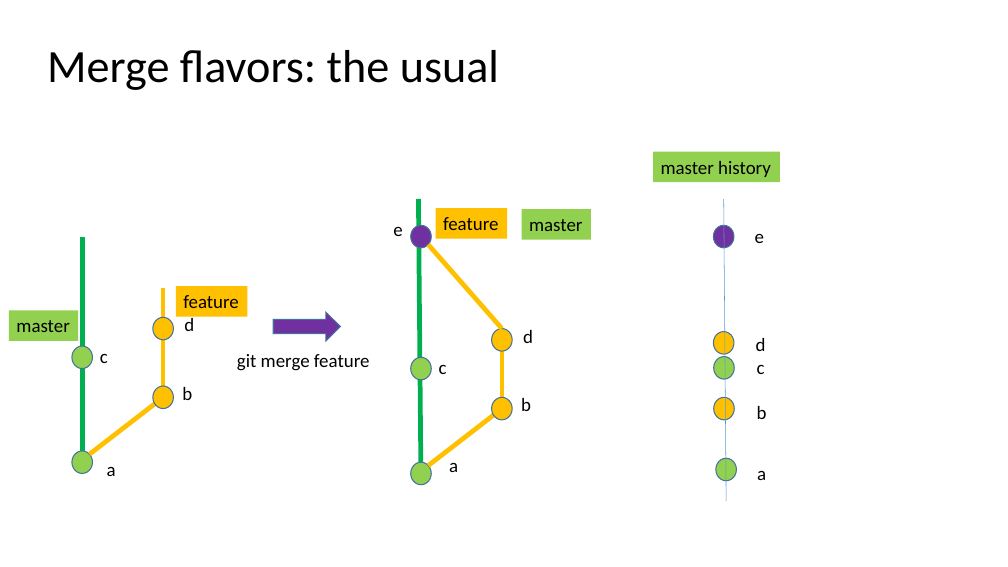
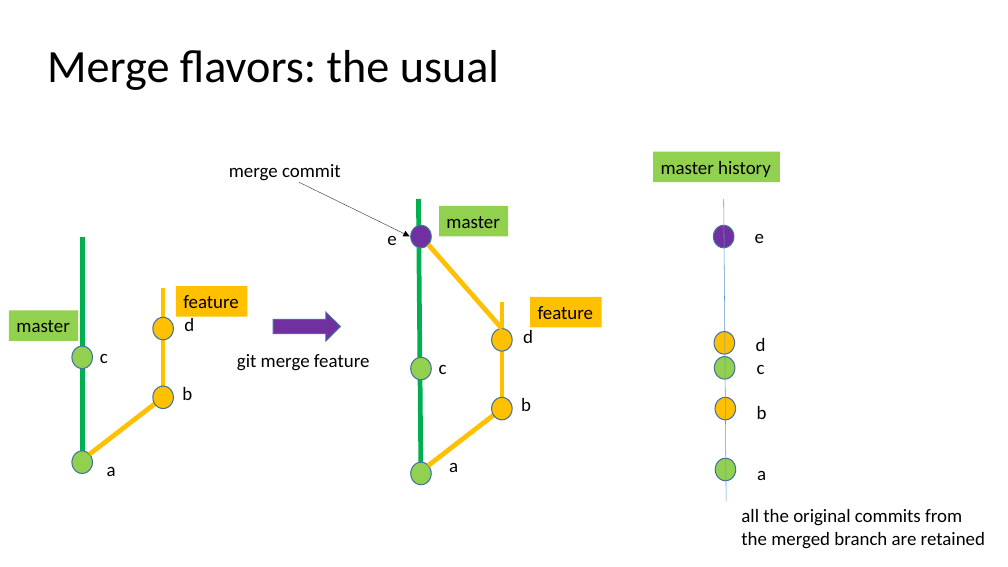
Before and after one commit to ogvolkov/git-101, a slide deck: slide 35 of git101.pptx (slide 23 before the commit). Drawn at 1008x567 pixels with LibreOffice and Linux fonts; fonts in the diff are those of the drawing. Boxes give left, top, right and bottom in pixels: in the first picture for what was removed or moved away, otherwise in the second. Text is boxed around its words. In the diff, an @@ line names an element or a change of style, - is before the commit and + after.

Commit message:
git internals with regard to branches

```diff
--- a/git101.pptx
+++ b/git101.pptx
@@ text added at bbox=[229, 164, 341, 181], 18 pt, text #000000 @@
+merge commit
@@ arrow added from (299, 182) to (410, 237), #000000 0.5 pt dashed @@
@@ rectangle "master": place and size @@
-rectangle "master" at bbox=[522, 209, 591, 240]
+rectangle "master" at bbox=[439, 206, 509, 236]
@@ text "e" rewrapped from bbox=[393, 227, 402, 236] to bbox=[387, 229, 396, 245] @@
@@ rectangle "feature": place and size @@
-rectangle "feature" at bbox=[436, 208, 507, 238]
+rectangle "feature" at bbox=[530, 297, 602, 327]
@@ line moved from (502, 337) - (502, 409) to (502, 302) - (502, 409) @@
@@ text added at bbox=[741, 509, 985, 549], 18 pt, text #000000 @@
+all the original commits from
+the merged branch are retained
```
Also in this commit, not shown: 4 other slides changed, 14 slides added.
